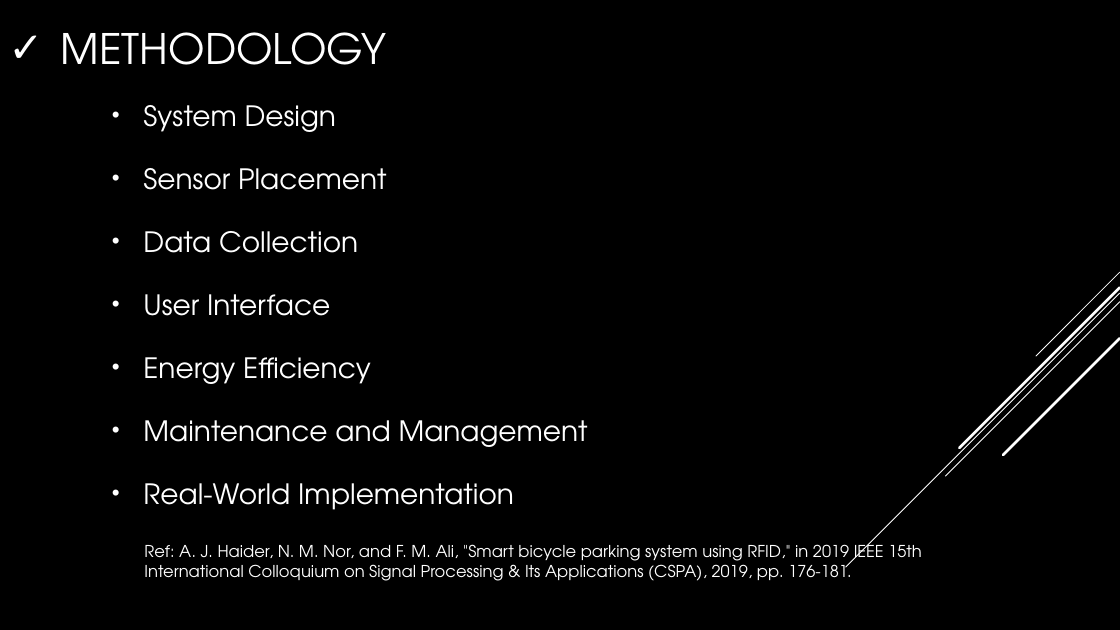
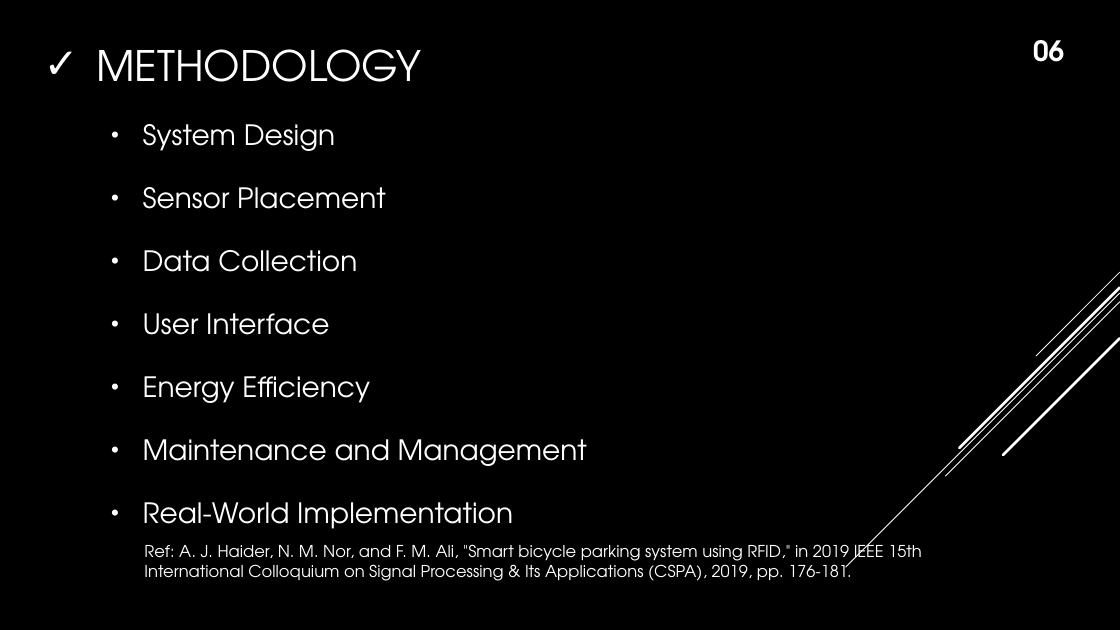
Before and after one commit to istyaque-ahammed/Technical-Writing-and-Presentation, a slide deck: slide 7 of Technical_Presentation.pptx. Drawn at 1120x630 pixels with LibreOffice and Linux fonts; fonts in the diff are those of the drawing. Boxes give left, top, right and bottom in pixels: in the first picture for what was removed or moved away, otherwise in the second. Text is boxed around its words. In the diff, an @@ line names an element or a change of style, - is before the commit and + after.

```diff
--- a/Technical_Presentation.pptx
+++ b/Technical_Presentation.pptx
@@ title "METHODOLOGY": place and size @@
-title "METHODOLOGY" at <box>61,32,386,65</box>
+title "METHODOLOGY" at <box>96,49,421,82</box>
@@ text added at <box>1033,40,1064,62</box>, 24 pt, text #FFFFFF, bold @@
+06
@@ text "System Design": place and size @@
-text "System Design" at <box>143,105,588,510</box>
+text "System Design" at <box>143,124,587,529</box>
```
Also in this commit, not shown: 10 other slides changed.
